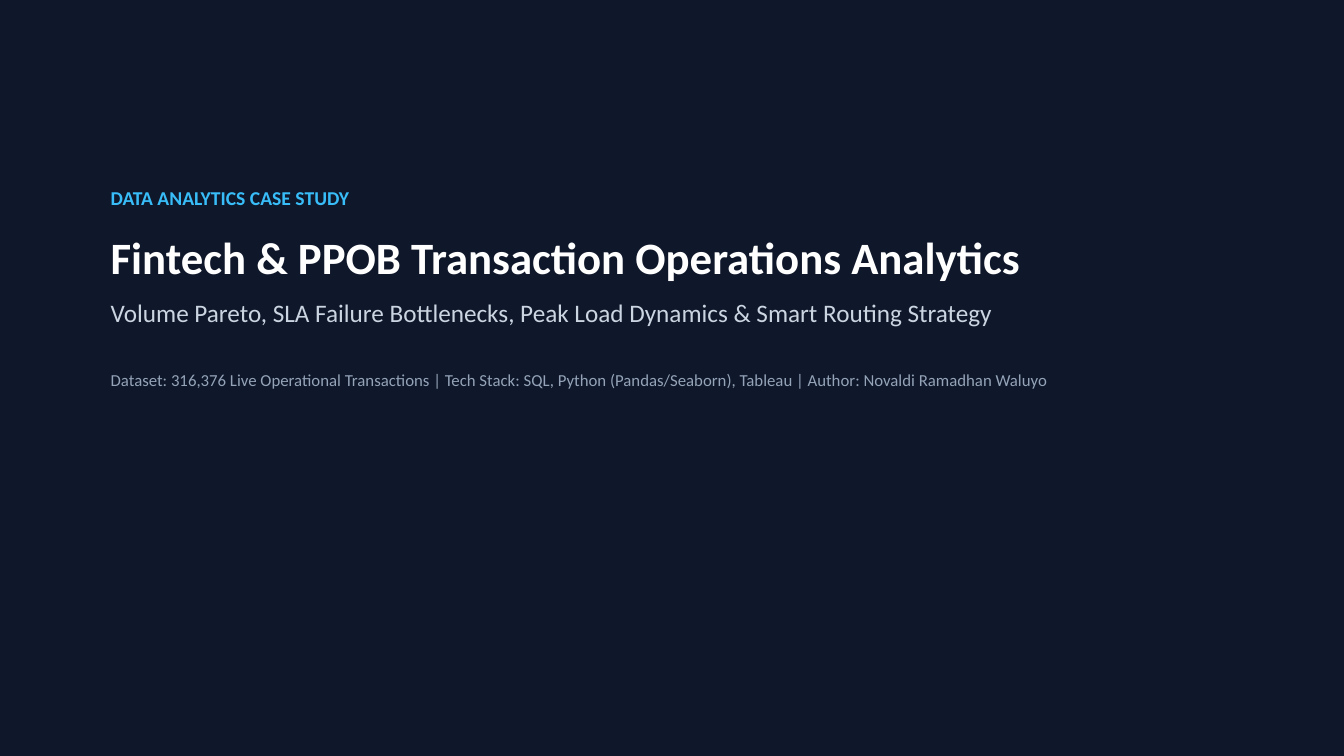
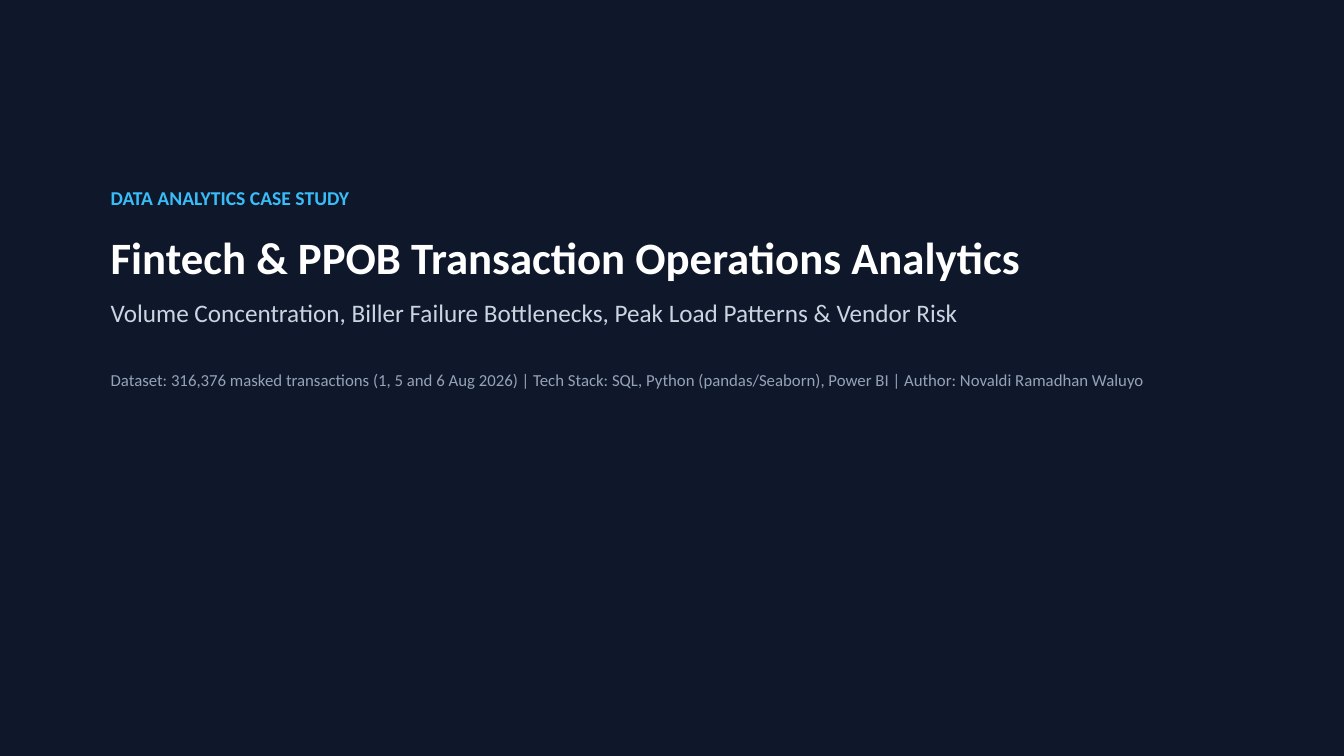
Before and after one commit to Achimedes28/fintech-ppob-transaction-operations-analytics, a slide deck: slide 1 of presentations/Fintech_PPOB_Transaction_Operations_Analytics.pptx. Drawn at 1344x756 pixels with LibreOffice and Linux fonts; fonts in the diff are those of the drawing. Boxes give left, top, right and bottom in pixels: in the first picture for what was removed or moved away, otherwise in the second. Text is boxed around its words. In the diff, an @@ line names an element or a change of style, - is before the commit and + after.

```diff
--- a/presentations/Fintech_PPOB_Transaction_Operations_Analytics.pptx
+++ b/presentations/Fintech_PPOB_Transaction_Operations_Analytics.pptx
@@ text at (111, 304, 1143, 389): text changed @@
-Volume Pareto, SLA Failure Bottlenecks, Peak Load Dynamics & Smart Routing Strategy
-Dataset: 316,376 Live Operational Transactions | Tech Stack: SQL, Python (Pandas/Seaborn), Tableau | Author: Novaldi Ramadhan Waluyo
+Volume Concentration, Biller Failure Bottlenecks, Peak Load Patterns & Vendor Risk
+Dataset: 316,376 masked transactions (1, 5 and 6 Aug 2026) | Tech Stack: SQL, Python (pandas/Seaborn), Power BI | Author: Novaldi Ramadhan Waluyo
```
Also in this commit, not shown: 8 other slides changed, 18 other files.
